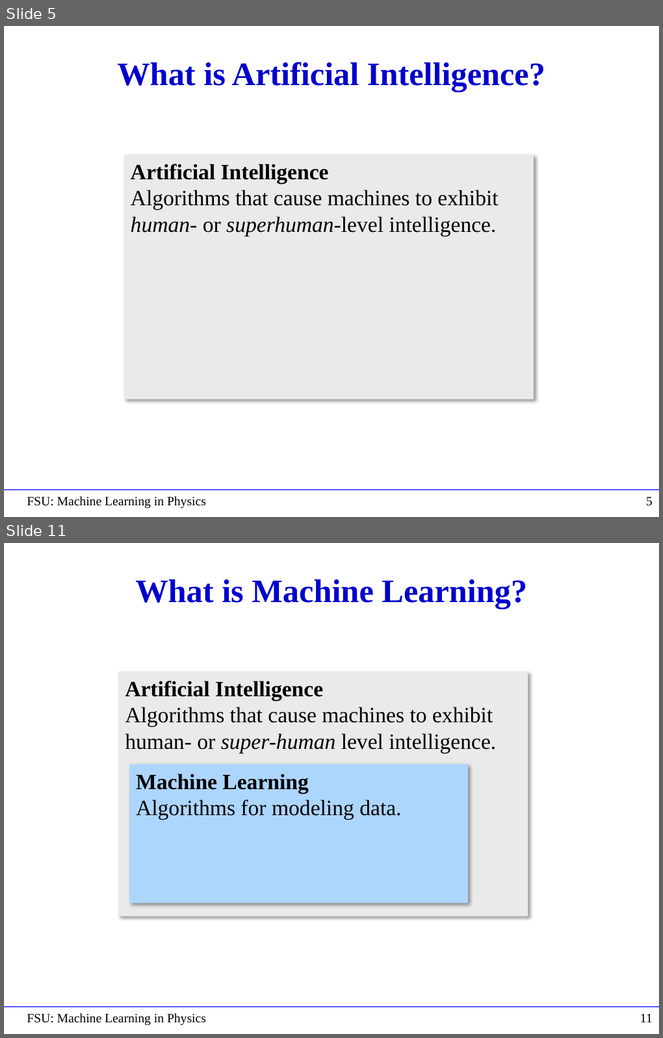
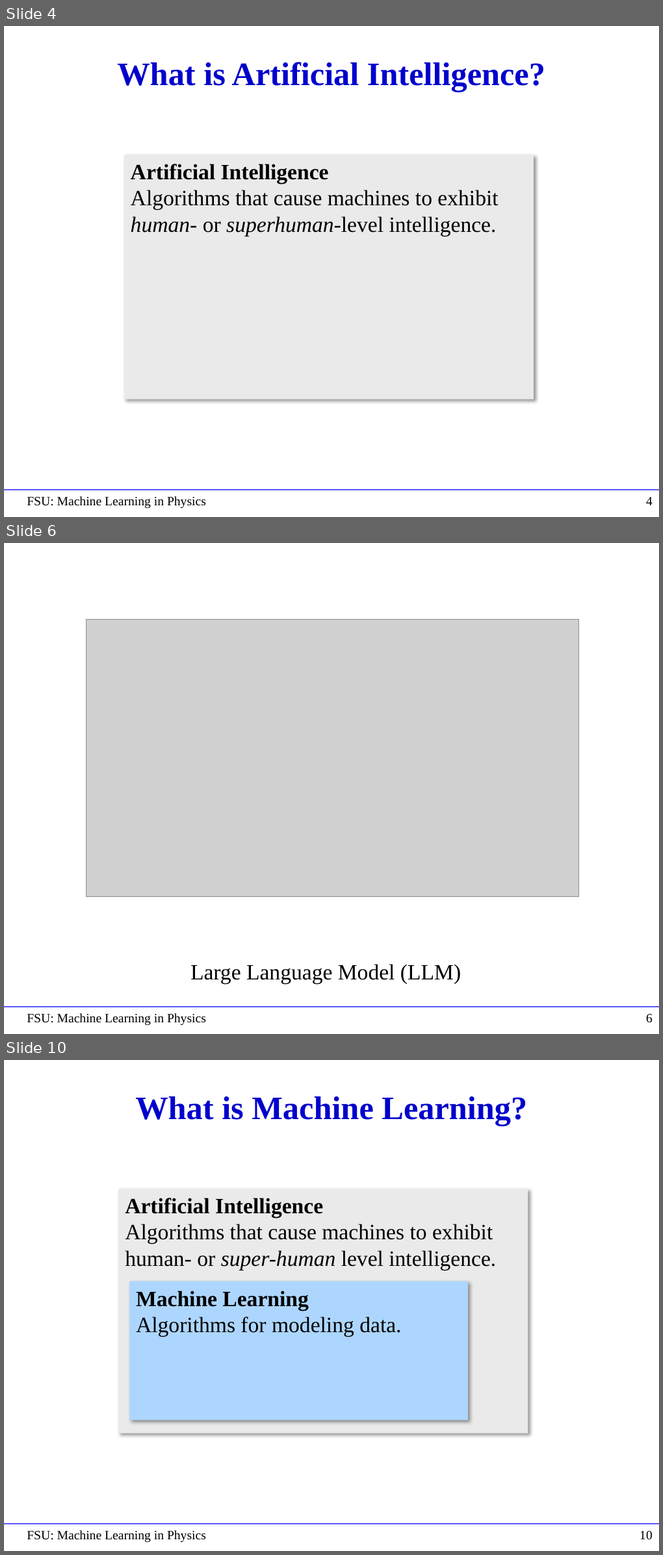
Before and after one commit to hbprosper/mlinphysics, a slide deck: Lectures/01.Foundations/Lecture01.pptx. Shown one above the other, each under a label of ours: slides 5 and 11 before the commit, slides 4, 6 and 10 after it; the slides between them are not shown. The pictures are 663x1038 and 663x1555 pixels, drawn with LibreOffice and Linux fonts; fonts in the diff are those of the drawing; grey boxes stand for pictures. Boxes give left, top, right and bottom in pixels: in the first picture for what was removed or moved away, otherwise in the second. Text is boxed around its words. In the diff, an @@ line names an element or a change of style, - is before the commit and + after.

```diff
--- a/Lectures/01.Foundations/Lecture01.pptx
+++ b/Lectures/01.Foundations/Lecture01.pptx
@@ slide 6 added at (x1=4, y1=543, x2=659, y2=1034), background #FFFFFF; not listed: 1 template element that a slide beside it also shows @@
@@ picture added at (x1=86, y1=620, x2=579, y2=897) @@
@@ text added at (x1=191, y1=964, x2=461, y2=984), 24 pt, text #000000 @@
+Large Language Model (LLM)
@@ text added at (x1=27, y1=1014, x2=206, y2=1026), 14 pt, text #000000 @@
+FSU: Machine Learning in Physics
@@ page number added at (x1=646, y1=1014, x2=653, y2=1023), 14 pt, text #000000 @@
+6
@@ what was slide 5 is now slide 4 @@
@@ page number at (x1=646, y1=497, x2=653, y2=506): text changed @@
-5
+4
@@ what was slide 11 is now slide 10 @@
@@ page number at (x1=640, y1=1531, x2=653, y2=1540): text changed @@
-11
+10
```
Also in this commit, not shown: 6 slides changed, 2 other slides added, 6 slides removed, 8 other files.
